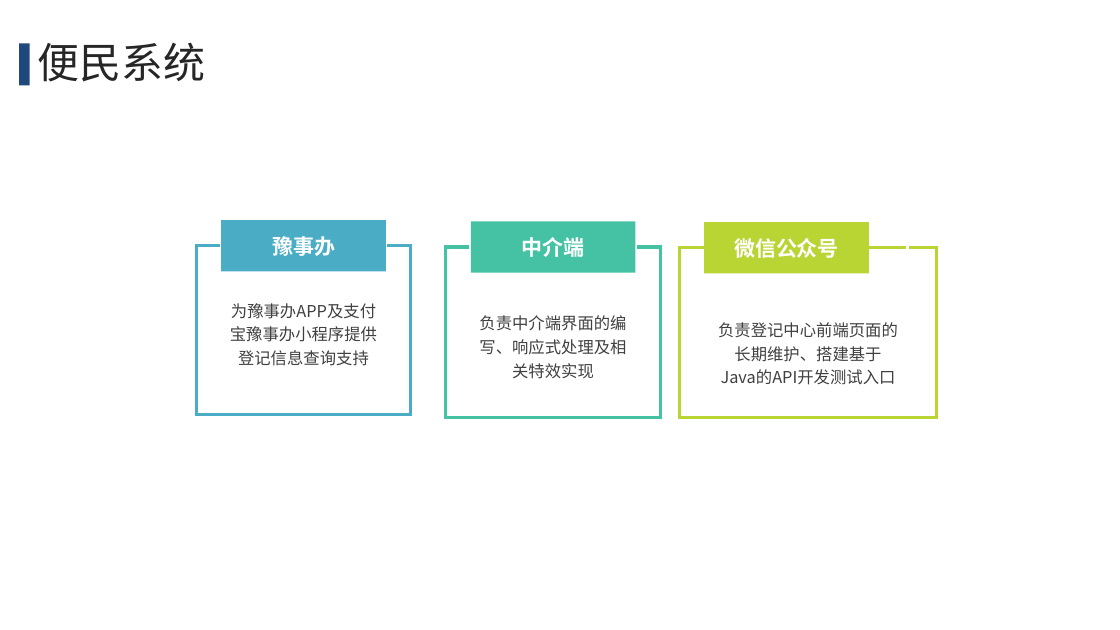
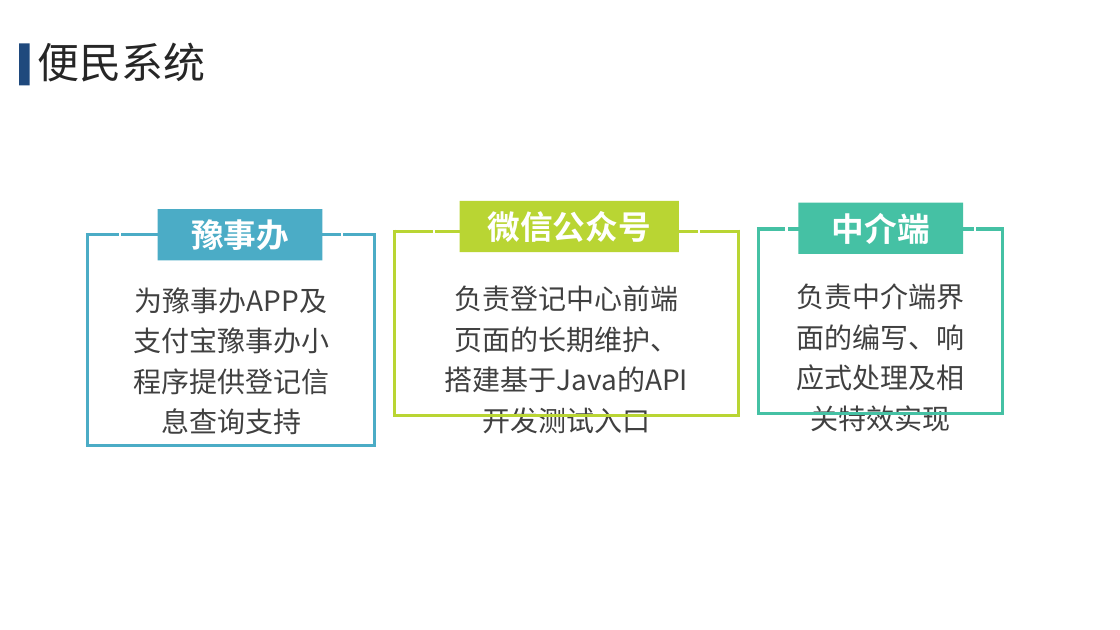
Before and after one commit to wellsmitch/accountpassword, a slide deck: slide 9 of upmoney/调薪申请汇报-宋玉彬.pptx. Drawn at 1120x630 pixels with LibreOffice and Linux fonts; fonts in the diff are those of the drawing. Boxes give left, top, right and bottom in pixels: in the first picture for what was removed or moved away, otherwise in the second. Text is boxed around its words. In the diff, an @@ line names an element or a change of style, - is before the commit and + after.

```diff
--- a/upmoney/调薪申请汇报-宋玉彬.pptx
+++ b/upmoney/调薪申请汇报-宋玉彬.pptx
@@ rectangle: place and size @@
-rectangle at [221,220,385,271]
+rectangle at [158,209,322,260]
@@ rectangle: place and size @@
-rectangle at [704,222,869,273]
+rectangle at [459,201,678,252]
@@ text "微信公众号": place and size @@
-text "微信公众号" at [734,238,839,258]
+text "微信公众号" at [488,211,651,242]
@@ rectangle: place and size @@
-rectangle at [471,222,636,273]
+rectangle at [798,202,963,254]
@@ size 18 to 28 pt in 3 elements at [191,219,289,250], [488,211,651,242], [832,213,930,244] @@
@@ text "中介端": place and size @@
-text "中介端" at [522,237,585,257]
+text "中介端" at [832,213,930,244]
@@ table at [87,235,374,420] @@
-row 1:  |  | 
@@ table: place and size @@
-table at [196,245,411,416]
+table at [87,235,374,420]
@@ text "豫事办": place and size @@
-text "豫事办" at [272,236,335,256]
+text "豫事办" at [191,219,289,250]
@@ table at [395,231,739,416] @@
-row 1:  |  | 
@@ table: place and size @@
-table at [679,248,937,418]
+table at [395,231,739,416]
@@ table at [758,229,1002,436] @@
-row 1:  |  | 
@@ table: place and size @@
-table at [446,247,660,417]
+table at [758,229,1002,436]
```
Also in this commit, not shown: 3 other slides changed.
